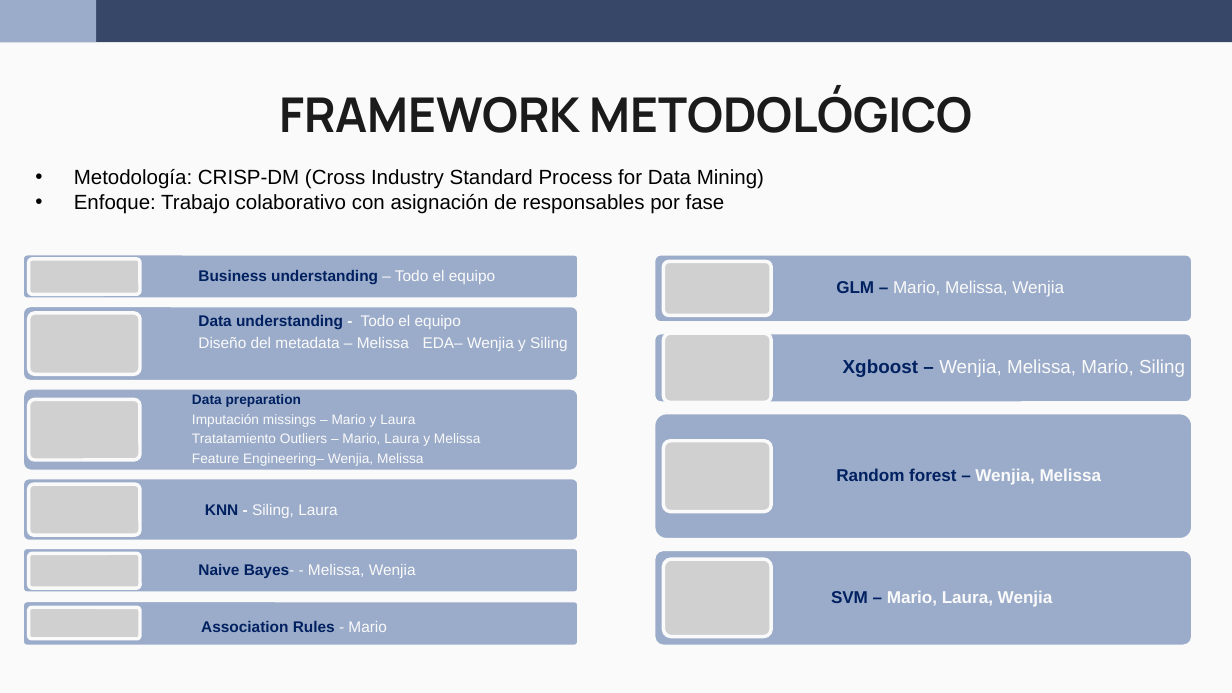
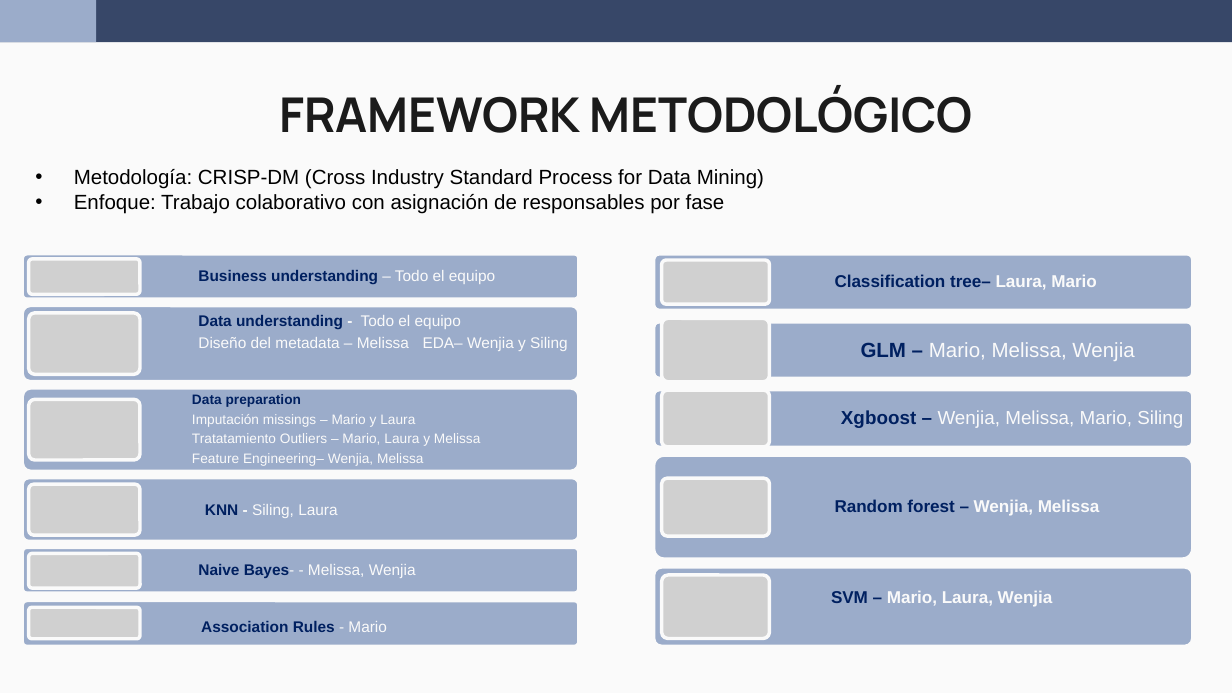
Before and after one commit to wen2111/Mineria, a slide deck: slide 3 of Entrega_2/00.REPORTE/Reporte_Grupo5_new.pptx. Drawn at 1232x693 pixels with LibreOffice and Linux fonts; fonts in the diff are those of the drawing; grey boxes stand for pictures. Boxes give left, top, right and bottom in pixels: in the first picture for what was removed or moved away, otherwise in the second. Text is boxed around its words. In the diff, an @@ line names an element or a change of style, - is before the commit and + after.

```diff
--- a/Entrega_2/00.REPORTE/Reporte_Grupo5_new.pptx
+++ b/Entrega_2/00.REPORTE/Reporte_Grupo5_new.pptx
@@ rounded rectangle: place and size @@
-rounded rectangle at [654, 254, 1194, 323]
+rounded rectangle at [654, 254, 1194, 310]
@@ picture: place and size @@
-picture at [663, 261, 771, 315]
+picture at [662, 260, 770, 304]
@@ text added at [835, 274, 1096, 290], 10 pt, text #002060, bold @@
+Classification tree– Laura, Mario
@@ rounded rectangle: place and size @@
-rounded rectangle at [654, 333, 1194, 403]
+rounded rectangle at [654, 322, 1194, 378]
@@ picture added at [662, 318, 770, 382] @@
@@ text "GLM – Mario, Melissa, Wenjia": place and size @@
-text "GLM – Mario, Melissa, Wenjia" at [836, 281, 1064, 297]
+text "GLM – Mario, Melissa, Wenjia" at [861, 342, 1134, 361]
@@ text "GLM – Mario, Melissa, Wenjia" at [861, 342, 1134, 361]: size 10 to 12 pt @@
@@ rounded rectangle added at [654, 389, 1194, 447], fill #9BACCA, outline #FAFAFA 2 pt @@
@@ text "Xgboost – Wenjia, Melissa, Mario, ...": place and size @@
-text "Xgboost – Wenjia, Melissa, Mario, ..." at [843, 359, 1185, 377]
+text "Xgboost – Wenjia, Melissa, Mario, ..." at [841, 410, 1183, 428]
@@ picture: place and size @@
-picture at [663, 333, 771, 402]
+picture at [662, 391, 770, 447]
@@ rounded rectangle: place and size @@
-rounded rectangle at [654, 413, 1194, 540]
+rounded rectangle at [654, 456, 1194, 559]
@@ picture: place and size @@
-picture at [663, 441, 771, 513]
+picture at [662, 478, 770, 536]
@@ text "Random forest – Wenjia, Melissa": place and size @@
-text "Random forest – Wenjia, Melissa" at [836, 468, 1102, 485]
+text "Random forest – Wenjia, Melissa" at [835, 499, 1100, 516]
@@ rounded rectangle: place and size @@
-rounded rectangle at [654, 549, 1194, 647]
+rounded rectangle at [654, 567, 1194, 646]
@@ picture: place and size @@
-picture at [663, 559, 771, 637]
+picture at [662, 575, 770, 639]
```
Also in this commit, not shown: 2 other slides changed, 1 other file.
